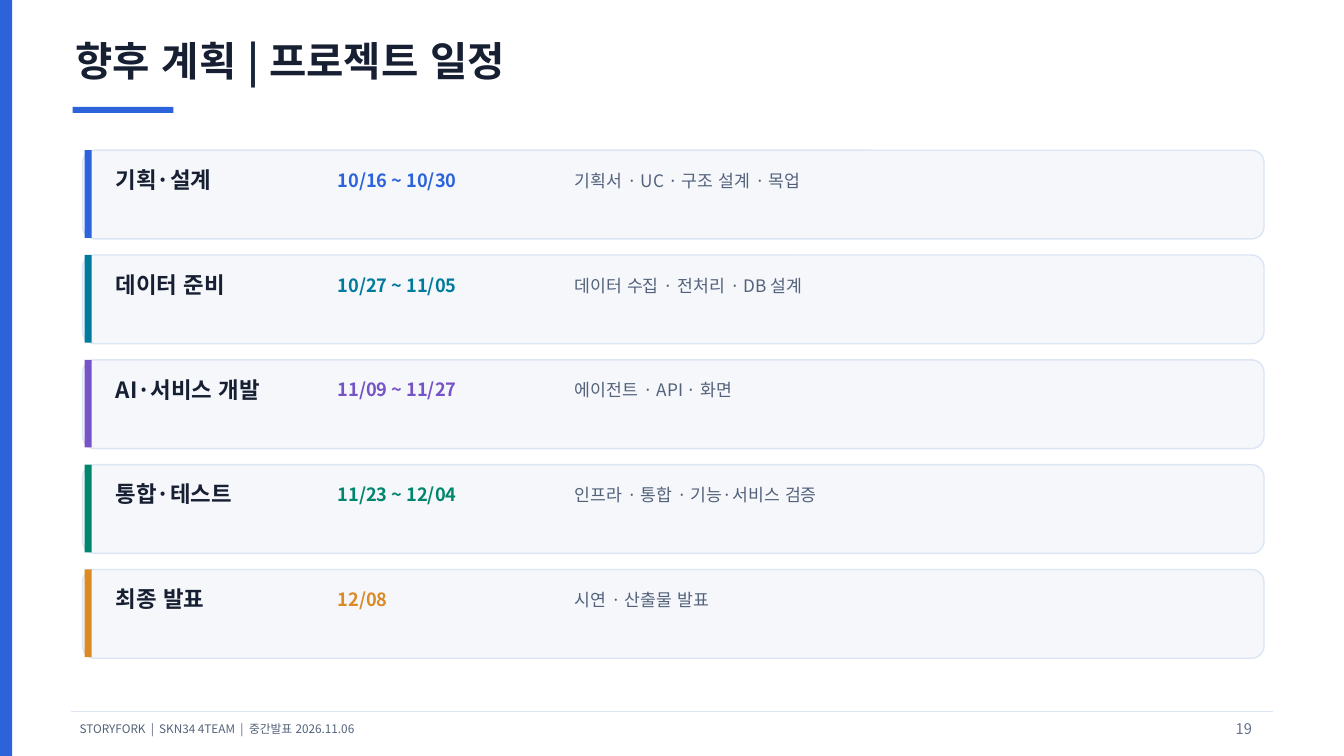
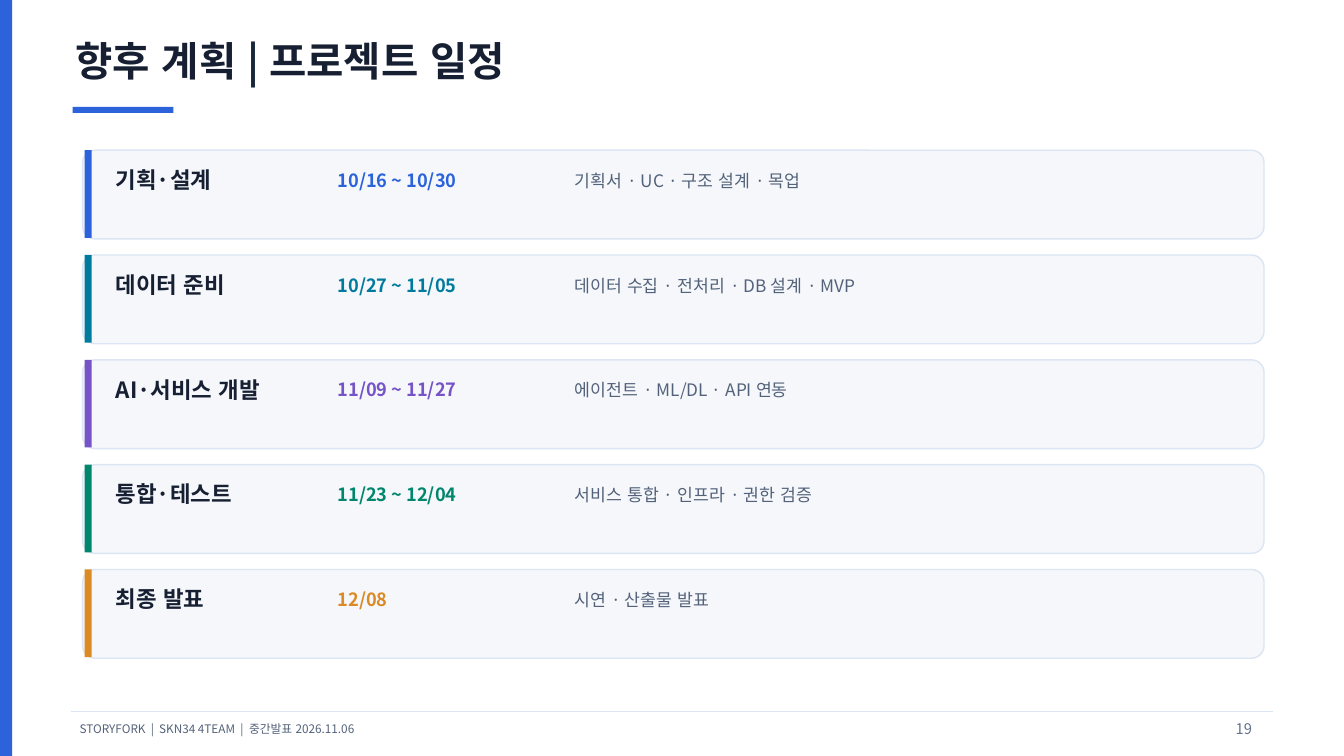
Before and after one commit to SKNETWORKS-FAMILY-AICAMP/SKN34-FINAL-4TEAM, a slide deck: slide 19 of docs/deliverables/SKN34-final-4Team_중간발표.pptx. Drawn at 1344x756 pixels with LibreOffice and Linux fonts; fonts in the diff are those of the drawing. Boxes give left, top, right and bottom in pixels: in the first picture for what was removed or moved away, otherwise in the second. Text is boxed around its words. In the diff, an @@ line names an element or a change of style, - is before the commit and + after.

```diff
--- a/docs/deliverables/SKN34-final-4Team_중간발표.pptx
+++ b/docs/deliverables/SKN34-final-4Team_중간발표.pptx
@@ text at <box>575,277,856,294</box>: text changed @@
-데이터 수집 · 전처리 · DB 설계
+데이터 수집 · 전처리 · DB 설계 · MVP
@@ text at <box>575,381,788,399</box>: text changed @@
-에이전트 · API · 화면
+에이전트 · ML/DL · API 연동
@@ text at <box>575,486,812,503</box>: text changed @@
-인프라 · 통합 · 기능·서비스 검증
+서비스 통합 · 인프라 · 권한 검증
```
Also in this commit, not shown: 2 other slides changed, 1 slide added.
